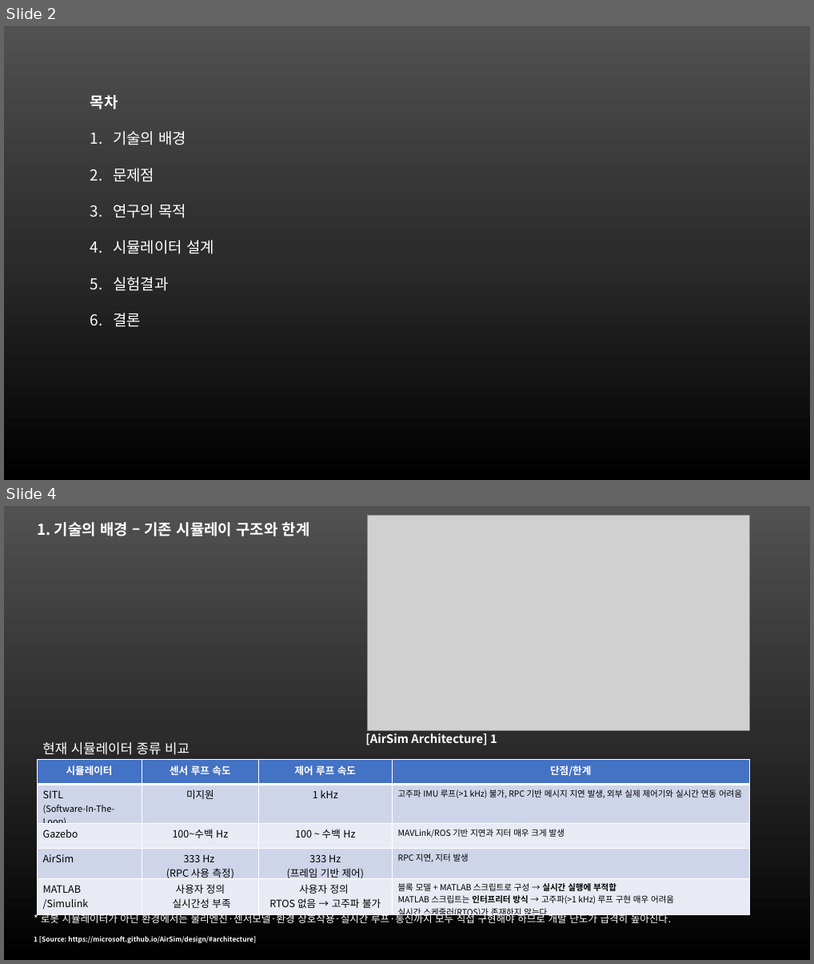
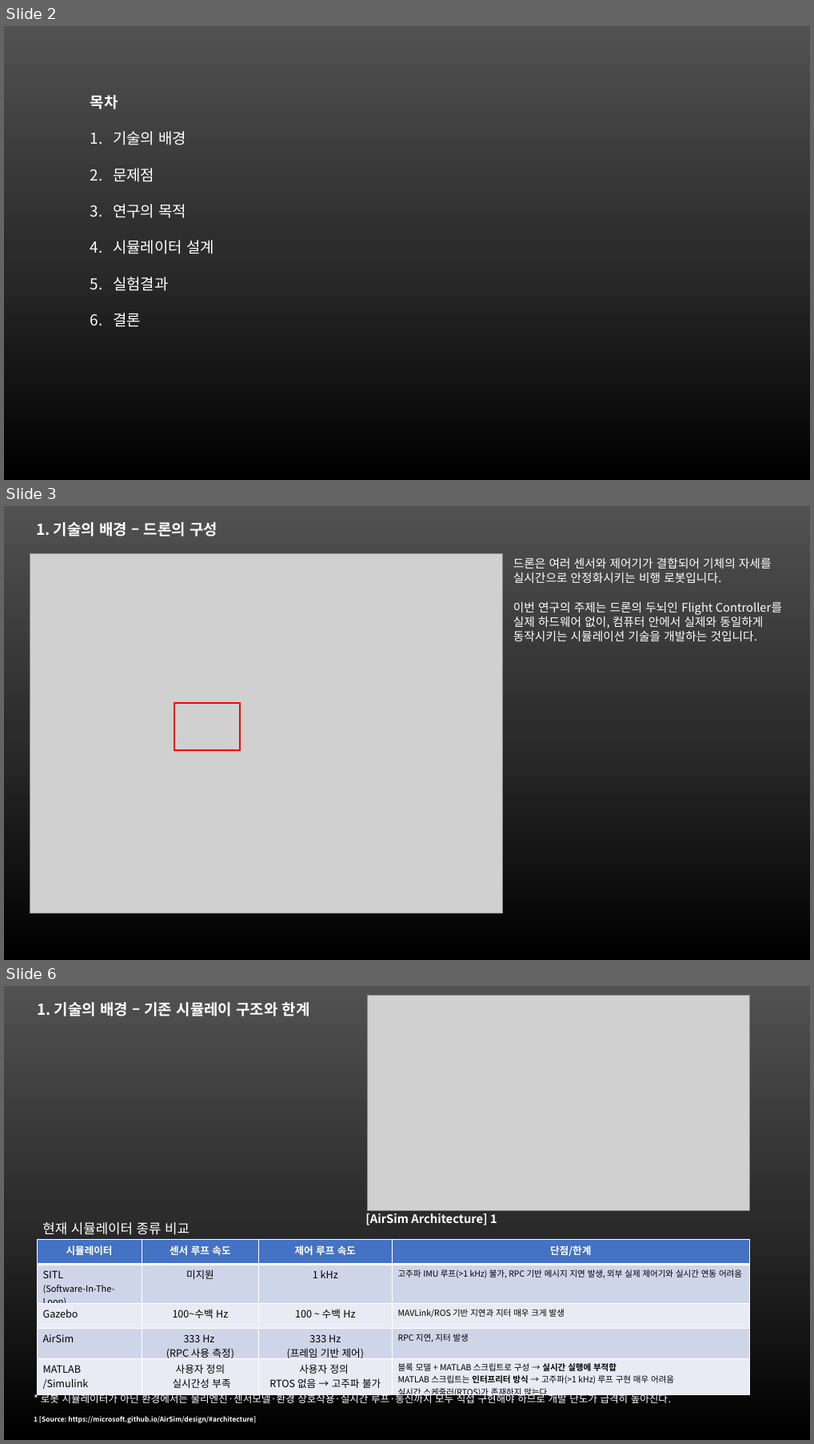
Before and after one commit to noztosky/sim25, a slide deck: x_memory/docs2/논문연구I-발표자료.pptx. Shown one above the other, each under a label of ours: slides 2 and 4 before the commit, slides 2, 3 and 6 after it; the slides between them are not shown. The pictures are 814x964 and 814x1444 pixels, drawn with LibreOffice and Linux fonts; fonts in the diff are those of the drawing; grey boxes stand for pictures. Boxes give left, top, right and bottom in pixels: in the first picture for what was removed or moved away, otherwise in the second. Text is boxed around its words. In the diff, an @@ line names an element or a change of style, - is before the commit and + after.

```diff
--- a/x_memory/docs2/논문연구I-발표자료.pptx
+++ b/x_memory/docs2/논문연구I-발표자료.pptx
@@ slide 3 added at (4,506,810,960), background gradient #515151 to #2E2E2E to #000000 @@
@@ text added at (36,522,218,536), 18 pt, text #FFFFFF, bold @@
+1. 기술의 배경 – 드론의 구성
@@ picture added at (30,553,502,912) @@
@@ text added at (514,558,782,641), 14 pt, text #FFFFFF @@
+드론은 여러 센서와 제어기가 결합되어 기체의 자세를 실시간으로 안정화시키는 비행 로봇입니다.
+이번 연구의 주제는 드론의 두뇌인 Flight Controller를 실제 하드웨어 없이, 컴퓨터 안에서 실제와 동일하게 동작시키는 시뮬레이션 기술을 개발하는 것입니다.
@@ rectangle added at (174,703,240,750), outline #FF0000 2 pt @@
@@ what was slide 4 is now slide 6 @@
```
Also in this commit, not shown: 1 slide changed, 1 other slide added.
